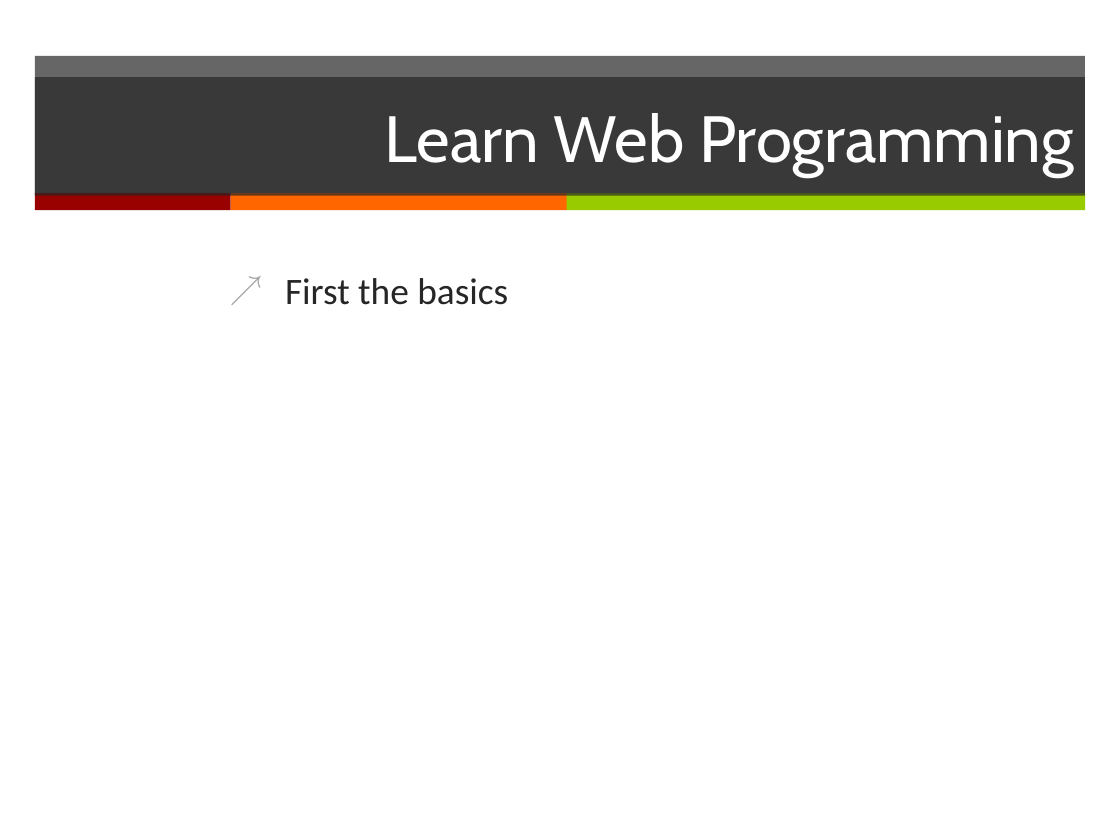
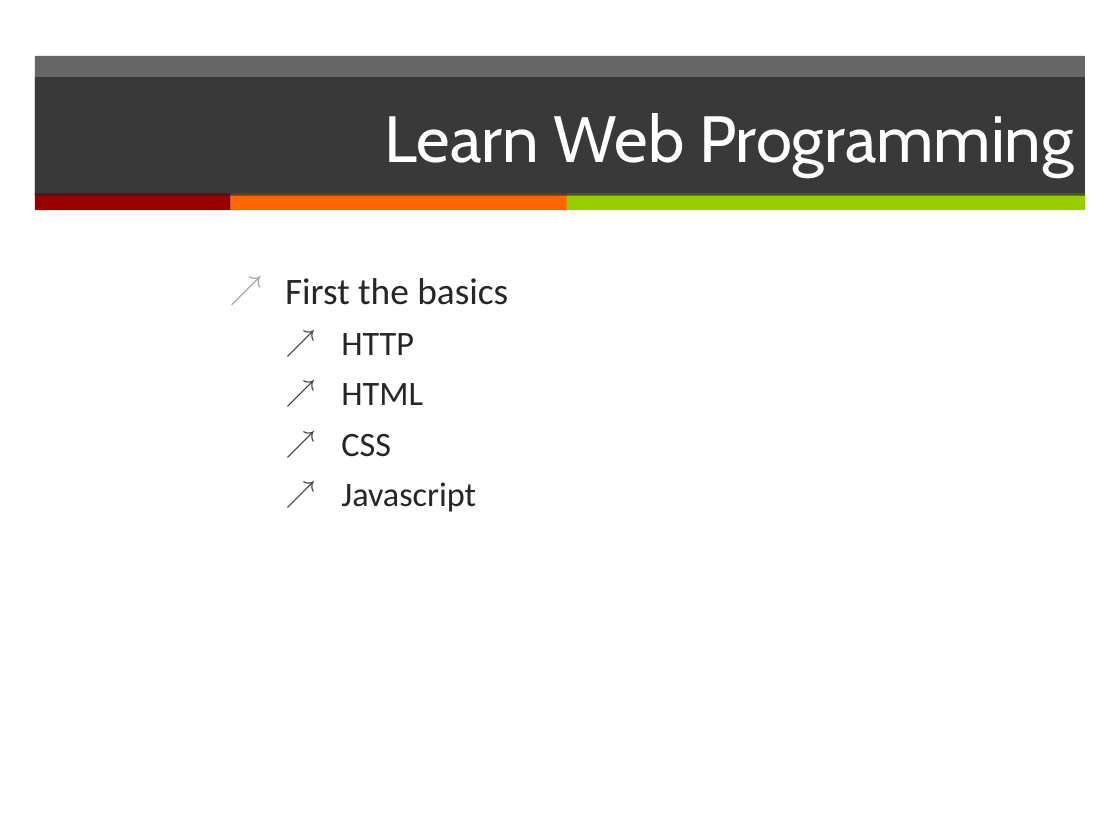
Before and after one commit to erkinun/slides, a slide deck: slide 14 of learn.pptx. Drawn at 1120x840 pixels with LibreOffice and Linux fonts; fonts in the diff are those of the drawing. Boxes give left, top, right and bottom in pixels: in the first picture for what was removed or moved away, otherwise in the second. Text is boxed around its words. In the diff, an @@ line names an element or a change of style, - is before the commit and + after.

```diff
--- a/learn.pptx
+++ b/learn.pptx
@@ text at bbox=[341, 333, 476, 512]: paragraphs added @@
+  ↗ HTTP
+  ↗ HTML
+  ↗ CSS
+  ↗ Javascript
```
Also in this commit, not shown: 2 other slides changed, 5 slides added.
